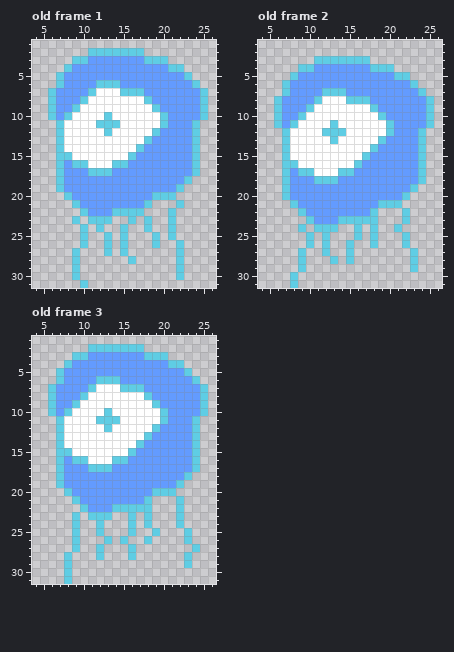
Edited in one commit: pixel-art file (LD35/impact/media/eyeballs.ase). The picture above is the old version.
32x32 pixels, 6 frames. Shown: old frame 1: x 4..26, y 1..31; old frame 2: x 4..26, y 1..31; old frame 3: x 4..26, y 1..31. The commit also changed other frames, which this record leaves out.
Now the later version:
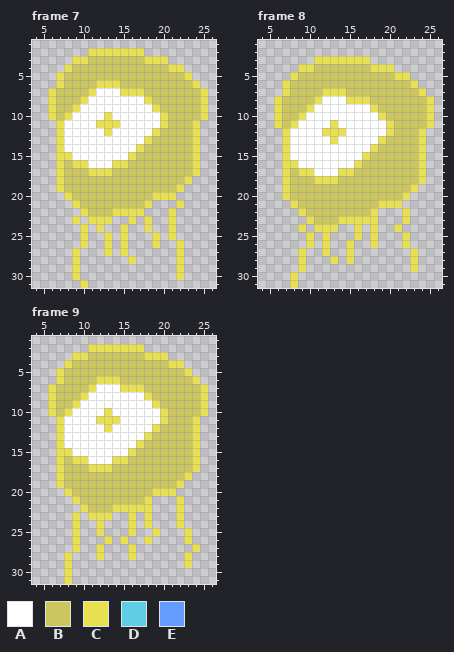
Palette (. is transparent): A #ffffff  B #ccc65e  C #e8e04f  D #5fcde4  E #639bff
A new or re-ordered frame is compared with the old frame closest to it.
Diff:
frames 6 -> 12
Changed rows in their new state; - is an unchanged pixel.
Frame 7 is new; against old frame 1:
first column x 6:
 2 -----CCCCCCC--------
 3 ---CCBBBBBBBCCC-----
 4 --CBBBBBBBBBBBBCC---
 5 -CBBBBBBBBBBBBBBBC--
 6 -CBBBBCCCBBBBBBBBBC-
 7 CBBBBC---CCCBBBBBBBC
 8 CBBBC-------CBBBBBBC
 9 CBBC---------CBBBBBC
10 CBC----C------CBBBBC
11 -C----CCC-----CBBBC-
12 -C-----C-----CBBBBC-
13 -C----------CBBBBBC-
14 -C---------CBBBBBBC-
15 -CC-------CBBBBBBBC-
16 -CBCC---CCBBBBBBBBC-
17 -CBBBCCCBBBBBBBBBBC-
18 -CBBBBBBBBBBBBBBBC--
19 -CBBBBBBBBBBBBBBC---
20 --CBBBBBBBBBBCCC----
21 ---CBBBBBBBBC---C---
22 ----CBBBCCCC---C----
23 ---C-CCC--C-C--C----
24 ----C-C--C--C--C----
25 ----C--C-C---C-C----
26 ----C--C-C---C--C---
27 ---C---C-C------C---
28 ---C------C-----C---
29 ---C------------C---
30 ---C------------C---
31 ----C---------------
Frame 8 is new; against old frame 2:
first column x 6:
 3 -----CCCCCCC--------
 4 ---CCBBBBBBBCCC-----
 5 --CBBBBBBBBBBBBCC---
 6 -CBBBBBBBBBBBBBBBC--
 7 -CBBBBCCCBBBBBBBBBC-
 8 CBBBBC---CCCBBBBBBBC
 9 CBBBC-------CBBBBBBC
10 CBBC---------CBBBBBC
11 CBC----C------CBBBBC
12 -C----CCC-----CBBBC-
13 -C-----C-----CBBBBC-
14 -C----------CBBBBBC-
15 -C---------CBBBBBBC-
16 -CC-------CBBBBBBBC-
17 -CBCC---CCBBBBBBBBC-
18 -CBBBCCCBBBBBBBBBBC-
19 -CBBBBBBBBBBBBBBBC--
20 -CBBBBBBBBBBBBBBC---
21 --CBBBBBBBBBBCCC----
22 ---CBBBBBBBBC---C---
23 ----CBBBCCCCC---C---
24 ---C-CCC--C-C--C----
25 ----C-C---C-C---C---
26 ----C-C--C--C---C---
27 ---C--C--C-------C--
28 ---C---C-C-------C--
29 ---C-------------C--
30 --C-----------------
31 --C-----------------
Frame 9 is new; against old frame 3:
first column x 6:
 2 -----CCCCCCC--------
 3 ---CCBBBBBBBCCC-----
 4 --CBBBBBBBBBBBBCC---
 5 -CBBBBBBBBBBBBBBBC--
 6 -CBBBBCCCBBBBBBBBBC-
 7 CBBBBC---CCCBBBBBBBC
 8 CBBBC-------CBBBBBBC
 9 CBBC---------CBBBBBC
10 CBC----C------CBBBBC
11 -C----CCC-----CBBBC-
12 -C-----C-----CBBBBC-
13 -C----------CBBBBBC-
14 -C---------CBBBBBBC-
15 -CC-------CBBBBBBBC-
16 -CBCC---CCBBBBBBBBC-
17 -CBBBCCCBBBBBBBBBBC-
18 -CBBBBBBBBBBBBBBBC--
19 -CBBBBBBBBBBBBBBC---
20 --CBBBBBBBBBBCCC----
21 ---CBBBBBBBBC---C---
22 ----CBBBCCCCC---C---
23 ---C-CCC--C-C---C---
24 ---C--C---C-C---C---
25 ---C--C---C--C---C--
26 ---C---C-C--C----C--
27 ---C--C---C-------C-
28 --C---C---C------C--
29 --C--------------C--
30 --C-----------------
31 --C-----------------
